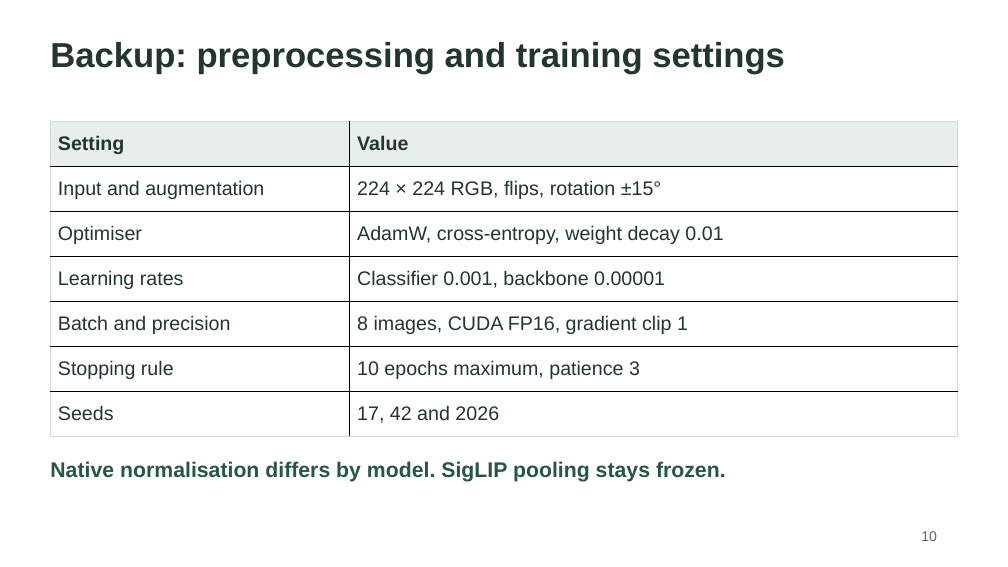
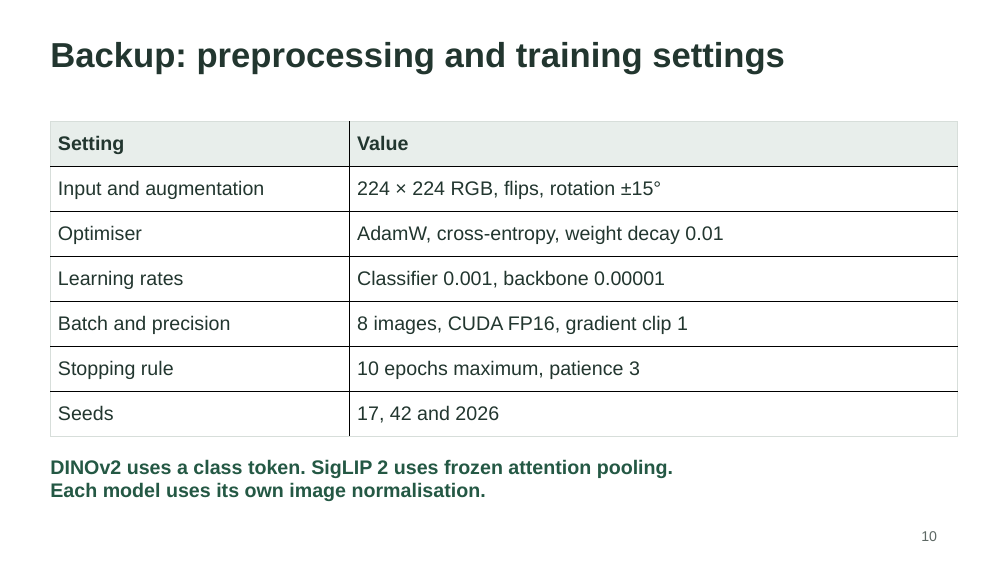
Before and after one commit to A1Prep/beans-vit-study-2026, a slide deck: slide 10 of report/presentation/bean_leaf_presentation.pptx. Drawn at 1008x567 pixels with LibreOffice and Linux fonts; fonts in the diff are those of the drawing. Boxes give left, top, right and bottom in pixels: in the first picture for what was removed or moved away, otherwise in the second. Text is boxed around its words. In the diff, an @@ line names an element or a change of style, - is before the commit and + after.

```diff
--- a/report/presentation/bean_leaf_presentation.pptx
+++ b/report/presentation/bean_leaf_presentation.pptx
@@ text at bbox=[50, 459, 673, 501]: text changed; size 20.2 to 18.8 pt @@
-Native normalisation differs by model. SigLIP pooling stays frozen.
+DINOv2 uses a class token. SigLIP 2 uses frozen attention pooling.
+Each model uses its own image normalisation.
```
Also in this commit, not shown: 10 other slides changed, 12 other files.
